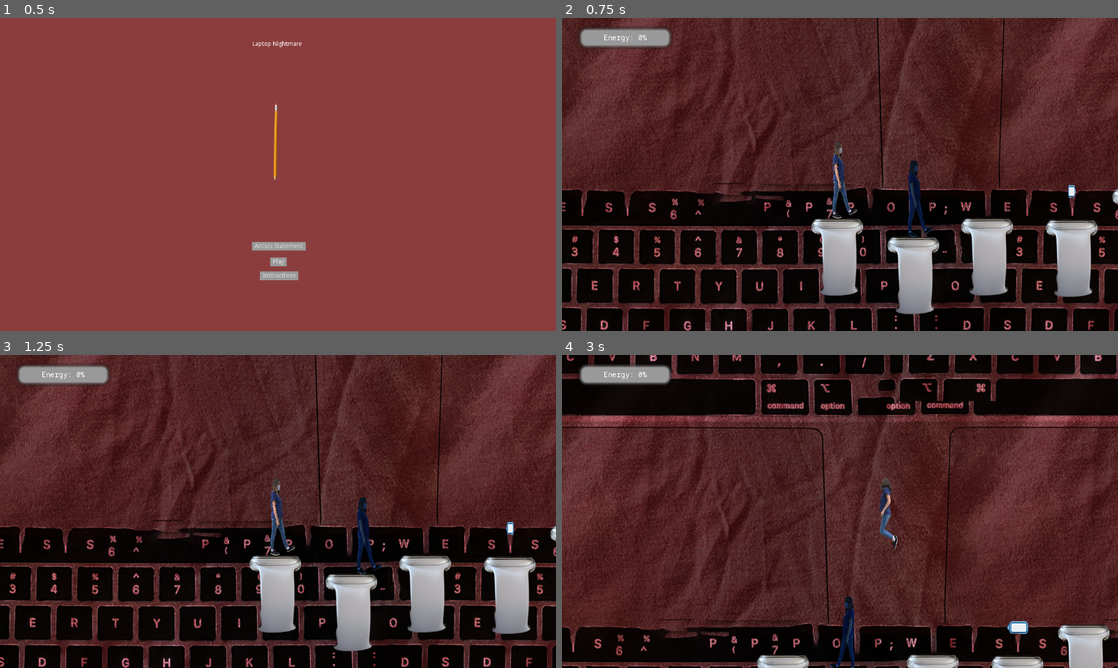
Above: before the commit, frames 1-4 (two rows, left to right).
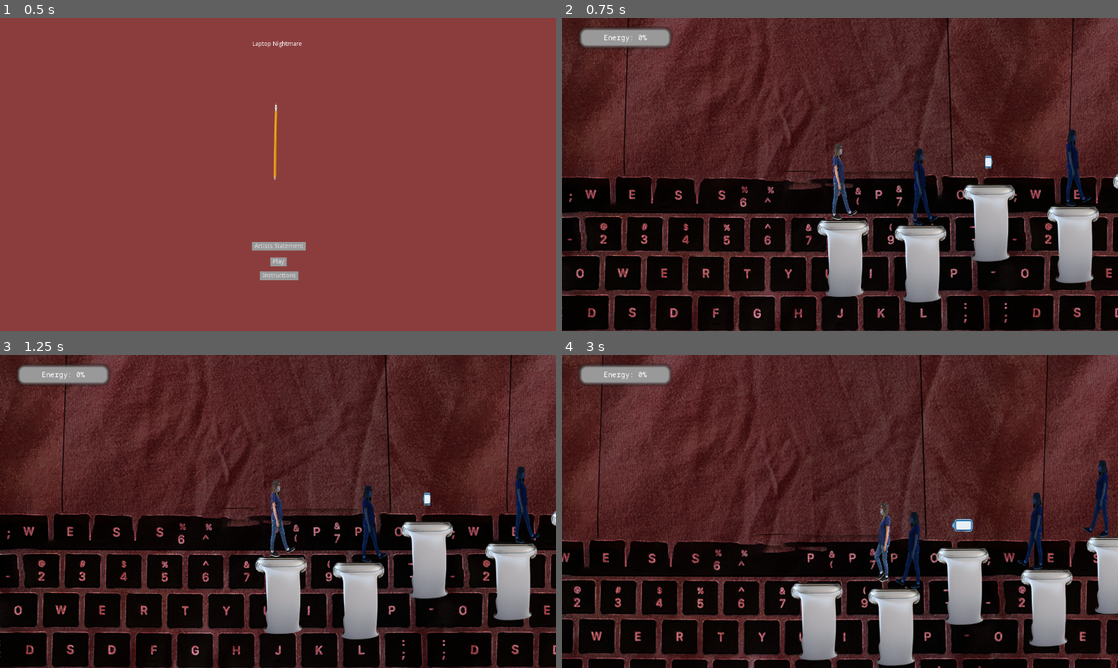
Above: after the commit, the same moments.

Repository: KGP-67/AR218_Petzold
Game: Godot game, scene res://Scenes/Menu.tscn
Same seed, same stepped clock (60 frames per second), same inputs: the game is played once before the commit and once after it. The project has no main scene, so this scene is started directly.
Inputs:
- Up to frame 1 (0.5 s): no input
- Up to frame 2 (0.75 s): click "Play" at 0.5 s
- Up to frame 3 (1.25 s): no input
- Up to frame 4 (3 s): hold Right (right) 1.28-2.78 s; tap Space (jump) at 1.52, 2.27 s; hold Left (left) from 2.78 s (still down)

Frame 1 is identical in both runs. In frame 2, 34% of the frame differs, in the area x 0-100%, y 0-100%; in frame 3, 34%; in frame 4, 58%.

Commit message:
October 28

Diff:
--- a/PlatformerGodot/Scenes/Collectable.gd
+++ b/PlatformerGodot/Scenes/Collectable.gd
@@ -2,12 +2,16 @@
 
 
 signal coin_collected
-func _on_Collectable_area_entered(area):
-	Global.score = Global.score + 1
 
+func _on_AnimationPlayer_animation_finished(anim_name):
+	if anim_name == "bounce":
+		queue_free()
+
+
+func _on_Collectable_body_entered(body):
+	Global.score = Global.score + 20
 	emit_signal ("coin_collected")
 	queue_free()
-	pass # Replace with function body.
 
 
 
@@ -20,6 +24,3 @@
 
 	set_collision_layer_bit(3, false)
 	set_collision_mask_bit(0, false)
-func _on_AnimationPlayer_animation_finished(anim_name):
-	if anim_name == "bounce":
-		queue_free()
--- a/PlatformerGodot/Scenes/Collectable.tscn
+++ b/PlatformerGodot/Scenes/Collectable.tscn
@@ -8,6 +8,7 @@
 height = 33.6262
 
 [node name="Collectable" type="Area2D"]
+collision_layer = 8
 script = ExtResource( 2 )
 
 [node name="Sprite" type="Sprite" parent="."]
--- a/PlatformerGodot/Scenes/Level one.tscn
+++ b/PlatformerGodot/Scenes/Level one.tscn
@@ -53,6 +53,35 @@
 "values": [ Vector2( 1, 1 ), Vector2( -1, 1 ), Vector2( 1, 1 ) ]
 }
 
+[sub_resource type="Animation" id=7]
+tracks/0/type = "value"
+tracks/0/path = NodePath(".:position")
+tracks/0/interp = 1
+tracks/0/loop_wrap = true
+tracks/0/imported = false
+tracks/0/enabled = true
+tracks/0/keys = {
+"times": PoolRealArray( 0, 0.8, 1 ),
+"transitions": PoolRealArray( 1, 1, 1 ),
+"update": 0,
+"values": [ Vector2( 760.137, 523.626 ), Vector2( 760.137, -100 ), Vector2( 760.137, -80 ) ]
+}
+
+[sub_resource type="Animation" id=8]
+loop = true
+tracks/0/type = "value"
+tracks/0/path = NodePath(".:scale")
+tracks/0/interp = 1
+tracks/0/loop_wrap = true
+tracks/0/imported = false
+tracks/0/enabled = true
+tracks/0/keys = {
+"times": PoolRealArray( 0, 0.5, 1 ),
+"transitions": PoolRealArray( 1, 1, 1 ),
+"update": 0,
+"values": [ Vector2( 1, 1 ), Vector2( -1, 1 ), Vector2( 1, 1 ) ]
+}
+
 [sub_resource type="RectangleShape2D" id=5]
 extents = Vector2( 1134.14, 16.2742 )
 
@@ -95,46 +124,59 @@
 }
 
 [node name="Enemy" parent="Enemies" instance=ExtResource( 8 )]
-position = Vector2( 420.045, 523.923 )
+position = Vector2( 271.713, 513.435 )
 collision_mask = 3
 
+[node name="Enemies2" type="Node2D" parent="."]
+__meta__ = {
+"_edit_lock_": true
+}
+
+[node name="Enemy" parent="Enemies2" instance=ExtResource( 8 )]
+position = Vector2( 623.815, 465.489 )
+collision_mask = 3
+
+[node name="Enemies3" type="Node2D" parent="."]
+__meta__ = {
+"_edit_lock_": true
+}
+
+[node name="Enemy" parent="Enemies3" instance=ExtResource( 8 )]
+position = Vector2( 776.642, 399.564 )
+collision_mask = 3
+
 [node name="Platform1" type="Node2D" parent="."]
 __meta__ = {
 "_edit_lock_": true
 }
 
 [node name="Platform2_Watch3" parent="Platform1" instance=ExtResource( 2 )]
-position = Vector2( 602.579, 669.932 )
+position = Vector2( 446.755, 620.488 )
 collision_layer = 2
 collision_mask = 17
 
 [node name="Platform2_Watch2" parent="Platform1" instance=ExtResource( 2 )]
-position = Vector2( 432.586, 712.872 )
+position = Vector2( 288.749, 714.37 )
 collision_layer = 2
 collision_mask = 17
 
 [node name="Platform2_Watch" parent="Platform1" instance=ExtResource( 2 )]
-position = Vector2( 257.52, 670.46 )
+position = Vector2( 110.686, 701.924 )
 collision_layer = 2
 collision_mask = 17
 
 [node name="Platform2_Watch4" parent="Platform1" instance=ExtResource( 2 )]
-position = Vector2( 797.387, 673.266 )
+position = Vector2( 640.065, 670.269 )
 collision_layer = 2
 collision_mask = 17
 
 [node name="Platform2_Watch5" parent="Platform1" instance=ExtResource( 2 )]
-position = Vector2( 950.295, 601.532 )
-collision_layer = 2
-collision_mask = 17
-
-[node name="Platform2_Watch6" parent="Platform1" instance=ExtResource( 2 )]
-position = Vector2( 1116.29, 705.532 )
+position = Vector2( 791.474, 595.539 )
 collision_layer = 2
 collision_mask = 17
 
 [node name="Platform2_Watch7" parent="Platform1" instance=ExtResource( 2 )]
-position = Vector2( 1116.29, 705.532 )
+position = Vector2( 946.981, 651.593 )
 collision_layer = 2
 collision_mask = 17
 
@@ -144,14 +186,26 @@
 }
 
 [node name="Collectable" parent="Collectibles" instance=ExtResource( 3 )]
-position = Vector2( 789.159, 515.48 )
-collision_layer = 8
+position = Vector2( 437.057, 476.524 )
 
 [node name="AnimationPlayer" type="AnimationPlayer" parent="Collectibles/Collectable"]
 autoplay = "FakeRotate"
 anims/Bounce = SubResource( 3 )
 anims/FakeRotate = SubResource( 4 )
 
+[node name="Collectibles2" type="Node2D" parent="."]
+__meta__ = {
+"_edit_lock_": true
+}
+
+[node name="Collectable" parent="Collectibles2" instance=ExtResource( 3 )]
+position = Vector2( 940.488, 522.972 )
+
+[node name="AnimationPlayer" type="AnimationPlayer" parent="Collectibles2/Collectable"]
+autoplay = "FakeRotate"
+anims/Bounce = SubResource( 7 )
+anims/FakeRotate = SubResource( 8 )
+
 [node name="Fall zone" type="Area2D" parent="."]
 __meta__ = {
 "_edit_lock_": true
@@ -165,16 +219,13 @@
 }
 
 [node name="Player" parent="." instance=ExtResource( 1 )]
-position = Vector2( 255, 481.497 )
+position = Vector2( 94.6812, 509.965 )
 
 [node name="Camera2D" type="Camera2D" parent="Player"]
 current = true
 drag_margin_h_enabled = true
 drag_margin_v_enabled = true
 smoothing_enabled = true
-__meta__ = {
-"_edit_lock_": true
-}
 
 [node name="ParallaxBackground" type="ParallaxBackground" parent="."]
 
@@ -206,6 +257,10 @@
 "_edit_lock_": true
 }
 
+[connection signal="body_entered" from="Collectibles/Collectable" to="Collectibles/Collectable" method="_on_Collectable_body_entered"]
 [connection signal="coin_collected" from="Collectibles/Collectable" to="HUD/ScoreLabel" method="_on_Collectable_coin_collected"]
 [connection signal="animation_finished" from="Collectibles/Collectable/AnimationPlayer" to="Collectibles/Collectable" method="_on_AnimationPlayer_animation_finished"]
+[connection signal="body_entered" from="Collectibles2/Collectable" to="Collectibles2/Collectable" method="_on_Collectable_body_entered"]
+[connection signal="coin_collected" from="Collectibles2/Collectable" to="HUD/ScoreLabel" method="_on_Collectable_coin_collected"]
+[connection signal="animation_finished" from="Collectibles2/Collectable/AnimationPlayer" to="Collectibles2/Collectable" method="_on_AnimationPlayer_animation_finished"]
 [connection signal="body_entered" from="Fall zone" to="Player" method="_on_Area2D_body_entered"]
--- a/PlatformerGodot/Scenes/Player.tscn
+++ b/PlatformerGodot/Scenes/Player.tscn
@@ -23,11 +23,6 @@
 "name": "air",
 "speed": 5.0
 }, {
-"frames": [ ExtResource( 4 ), ExtResource( 5 ) ],
-"loop": true,
-"name": "climb",
-"speed": 5.0
-}, {
 "frames": [ ExtResource( 2 ), ExtResource( 7 ), ExtResource( 8 ), ExtResource( 6 ) ],
 "loop": true,
 "name": "walk",
@@ -37,6 +32,11 @@
 "loop": true,
 "name": "crouch",
 "speed": 5.0
+}, {
+"frames": [ ExtResource( 4 ), ExtResource( 5 ) ],
+"loop": true,
+"name": "climb",
+"speed": 5.0
 } ]
 
 [sub_resource type="CapsuleShape2D" id=2]
@@ -44,6 +44,7 @@
 height = 143.61
 
 [node name="Player" type="KinematicBody2D"]
+collision_mask = 31
 script = ExtResource( 9 )
 
 [node name="AnimatedSprite" type="AnimatedSprite" parent="."]
--- a/PlatformerGodot/Scenes/ScoreLabel.gd
+++ b/PlatformerGodot/Scenes/ScoreLabel.gd
@@ -1,12 +1,14 @@
 extends Label
 
 
+var my_string1 = "Energy: "
+var my_string2 = "%"
 
-var my_string = "whatever I wanted to say about my score"
+func _ready():
+	text = my_string1 + String(Global.score) + my_string2
 
 func _on_Collectable_coin_collected():
-	pass # Replace with function body.
 
 
 
-	text = String(Global.score) + my_string
+	text = my_string1 + String(Global.score) + my_string2
Not shown: 1 places in PlatformerGodot/Scenes/Level one.tscn that only renumber resources
